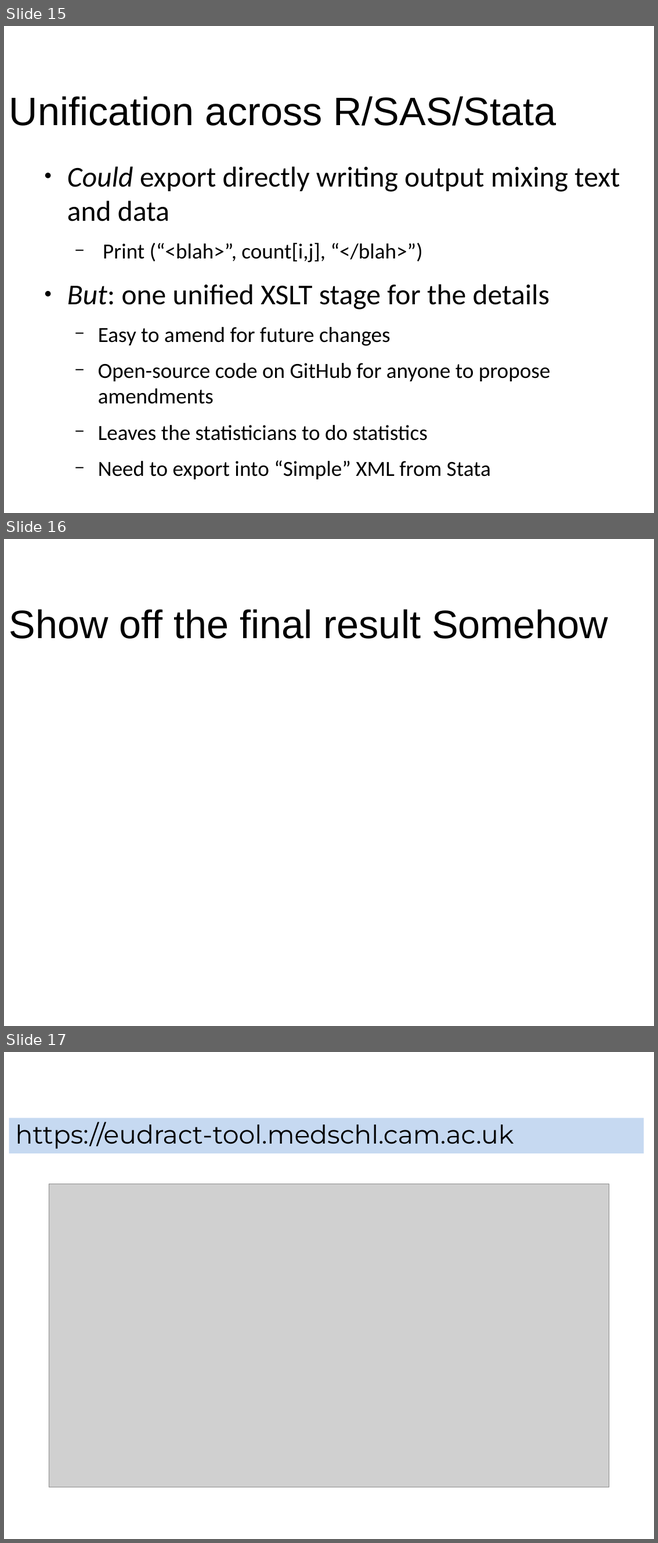
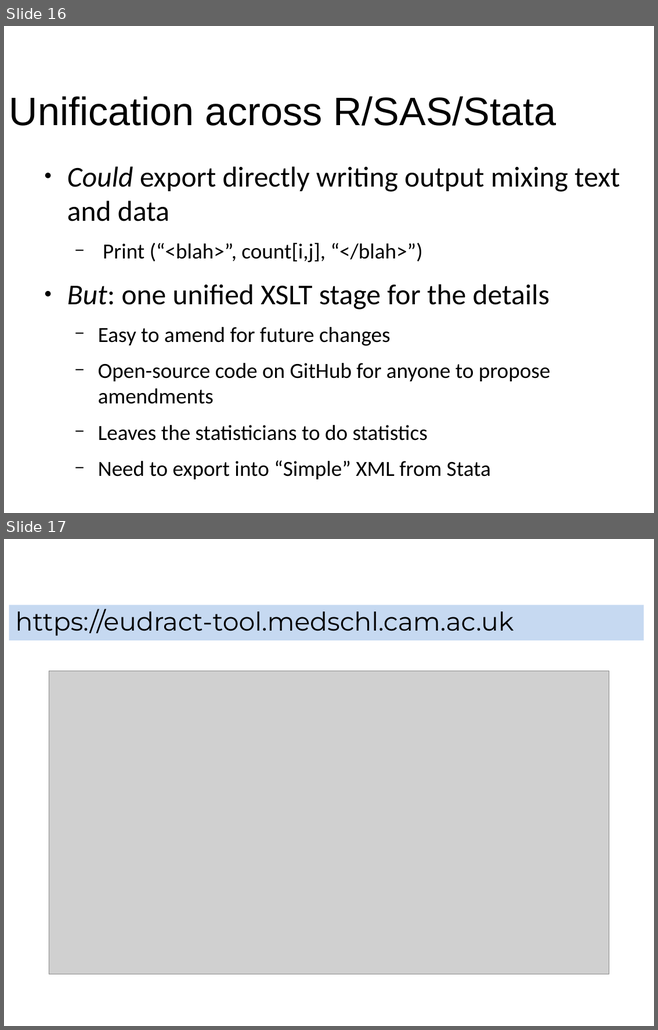
Before and after one commit to shug0131/eudraCT, a slide deck: documentation/Eudract Project Stats Leads.pptx. Shown one above the other, each under a label of ours: slides 15, 16 and 17 before the commit, slides 16 and 17 after it. The pictures are 658x1543 and 658x1030 pixels, drawn with LibreOffice and Linux fonts; fonts in the diff are those of the drawing; grey boxes stand for pictures; background and template pictures are left out. Boxes give left, top, right and bottom in pixels: in the first picture for what was removed or moved away, otherwise in the second. Text is boxed around its words. In the diff, an @@ line names an element or a change of style, - is before the commit and + after.

```diff
--- a/documentation/Eudract Project Stats Leads.pptx
+++ b/documentation/Eudract Project Stats Leads.pptx
@@ slide 16 removed at box(4, 539, 654, 1026), background #FFFFFF @@
@@ text removed at box(9, 609, 608, 639) @@
-Show off the final result Somehow
@@ what was slide 15 is now slide 16 @@
```
Also in this commit, not shown: 3 slides changed, 3 slides added, 1 other slide removed, 23 other files.
